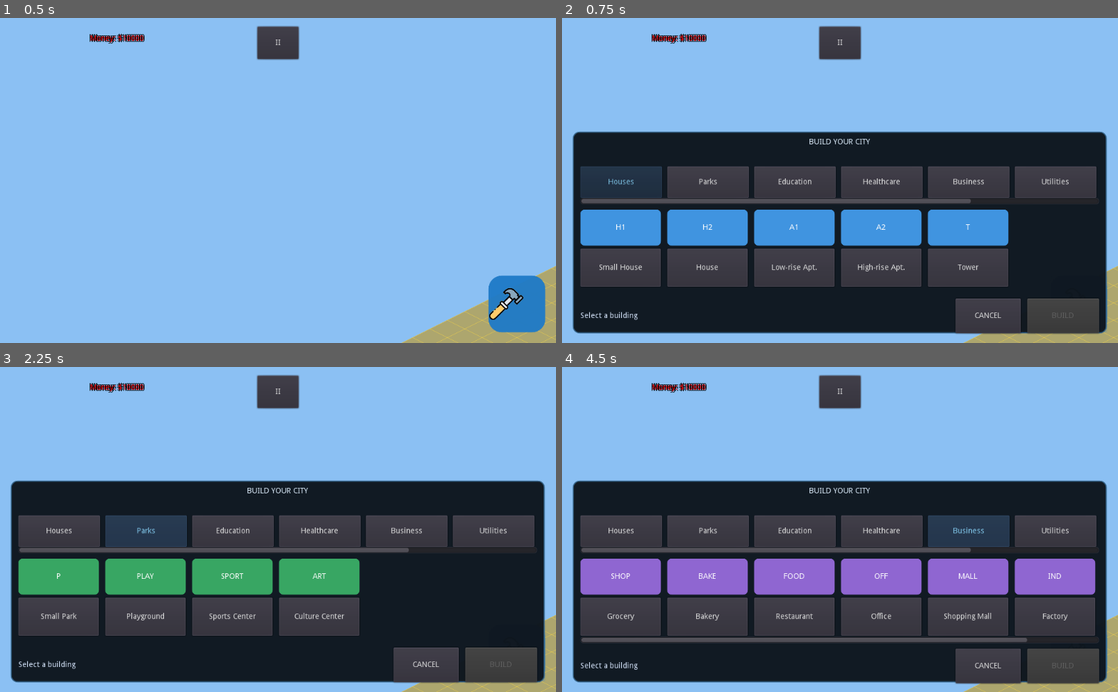
Above: before the commit, frames 1-4 (two rows, left to right).
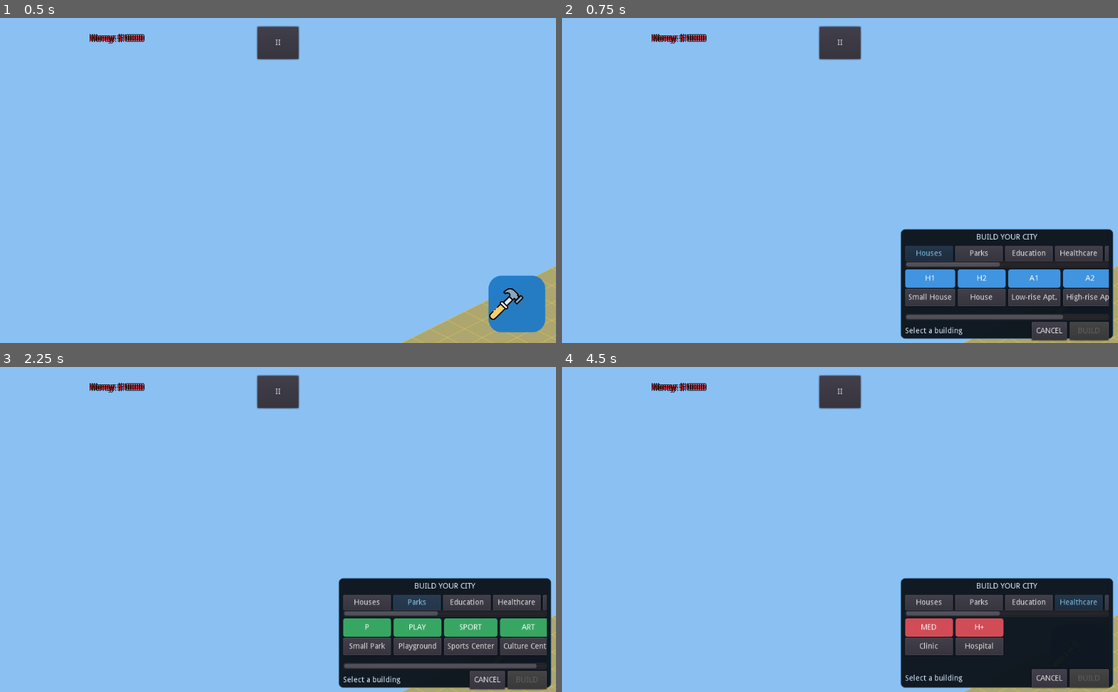
Above: after the commit, the same moments.

Repository: zekainstabot/zekacity
Game: Godot game, scene res://Main.tscn
Two runs of this game, one before a commit and one after it. Both use one fixed random seed, a clock stepped at 60 frames per second and the inputs below.
Inputs (mouse positions are in pixels of both pictures, inside the frame that each line leads up to):
- Up to frame 1 (0.5 s): no input
- Up to frame 2 (0.75 s): click (1079, 304) at 0.5 s
- Up to frame 3 (2.25 s): click "Houses" at 1.25 s; click "Parks" at 2 s
- Up to frame 4 (4.5 s): click "Education" at 2.75 s; click "Healthcare" at 3.5 s; click (967, 529) at 4.25 s, where only the run before the commit has a clickable "Business"

Frame 1 is identical in both runs. In frame 2, 57% of the frame differs, in the area x 1-100%, y 34-100%; in frame 3, 56%; in frame 4, 57%.

Commit message:
نتملابای

Diff:
--- a/World.gd
+++ b/World.gd
@@ -980,7 +980,21 @@
 		push_error("ConstructionUI not found inside ConstructionLayer")
 
 
+
 func _on_construction_ui_building_confirmed(building_id):
+	if building_id == "stone_mine" or building_id == "iron_mine":
+		selected_building_for_placement = ""
+		road_placement_direction = -1
+
+		var resource = "stone" if building_id == "stone_mine" else "iron_ore"
+		set_meta("mine_placement_resource", resource)
+
+		print("Mine selected: Click its mountain mining point.")
+		return
+
+	if has_meta("mine_placement_resource"):
+		remove_meta("mine_placement_resource")
+
 	selected_building_for_placement = building_id
 	road_placement_direction = -1
 
--- a/scripts/buildings/ConstructionUI.gd
+++ b/scripts/buildings/ConstructionUI.gd
@@ -19,6 +19,12 @@
 var building_bar = null
 var selected_label = null
 var confirm_button = null
+
+# Compact menu settings
+const MENU_HEIGHT = 210
+const SIDE_MARGIN = 8
+const TOP_MARGIN = 8
+const BOTTOM_MARGIN = 8
 
 var categories = {
 	"Houses": [
@@ -50,6 +56,10 @@
 		"shopping_mall",
 		"factory",
 		"mineral_market"
+	],
+	"Mining": [
+		"stone_mine",
+		"iron_mine"
 	],
 	"Utilities": [
 		"water_tower",
@@ -91,6 +101,8 @@
 	"shopping_mall": "Shopping Mall",
 	"factory": "Factory",
 	"mineral_market": "Mineral Market",
+	"stone_mine": "Stone Mine",
+	"iron_mine": "Iron Mine",
 	"water_tower": "Water Tower",
 	"power_station": "Power Station",
 	"sewage_plant": "Sewage Plant",
@@ -110,6 +122,7 @@
 	"Education": Color(0.75, 0.56, 0.22),
 	"Healthcare": Color(0.82, 0.30, 0.34),
 	"Business": Color(0.56, 0.40, 0.82),
+	"Mining": Color(0.62, 0.43, 0.25),
 	"Utilities": Color(0.20, 0.66, 0.70),
 	"Services": Color(0.80, 0.48, 0.25),
 	"Warehouses": Color(0.43, 0.51, 0.59)
@@ -136,6 +149,8 @@
 	"shopping_mall": "MALL",
 	"factory": "IND",
 	"mineral_market": "ORE",
+	"stone_mine": "STONE",
+	"iron_mine": "IRON",
 	"water_tower": "H2O",
 	"power_station": "PWR",
 	"sewage_plant": "WTR",
@@ -157,67 +172,65 @@
 
 
 func _build_interface():
-	anchor_left = 0.02
-	anchor_right = 0.98
+	# Anchor the menu to the bottom of the screen.
+	anchor_left = 1.0
+	anchor_right = 1.0
 	anchor_top = 1.0
 	anchor_bottom = 1.0
 
-	margin_left = 0
-	margin_right = 0
-	margin_top = -390
-	margin_bottom = -18
-
-	rect_min_size = Vector2(0, 372)
+	margin_left = -400
+	margin_right = -9
+	margin_top = -MENU_HEIGHT
+	margin_bottom = -BOTTOM_MARGIN
+
+	rect_min_size = Vector2(0, MENU_HEIGHT - BOTTOM_MARGIN)
 	mouse_filter = Control.MOUSE_FILTER_STOP
 
+	# Background panel
 	var background = Panel.new()
 	background.name = "MenuBackground"
-	background.set_anchors_and_margins_preset(
-		Control.PRESET_WIDE
-	)
+	background.set_anchors_and_margins_preset(Control.PRESET_WIDE)
 
 	var panel_style = StyleBoxFlat.new()
 	panel_style.bg_color = Color(0.055, 0.085, 0.12, 0.98)
 	panel_style.border_color = Color(0.20, 0.38, 0.52, 1.0)
-	panel_style.border_width_left = 2
-	panel_style.border_width_right = 2
-	panel_style.border_width_top = 2
-	panel_style.border_width_bottom = 2
-	panel_style.corner_radius_top_left = 12
-	panel_style.corner_radius_top_right = 12
-	panel_style.corner_radius_bottom_left = 12
-	panel_style.corner_radius_bottom_right = 12
+	panel_style.border_width_left = 1
+	panel_style.border_width_right = 1
+	panel_style.border_width_top = 1
+	panel_style.border_width_bottom = 1
+	panel_style.corner_radius_top_left = 8
+	panel_style.corner_radius_top_right = 8
+	panel_style.corner_radius_bottom_left = 8
+	panel_style.corner_radius_bottom_right = 8
 
 	background.add_stylebox_override("panel", panel_style)
 	background.mouse_filter = Control.MOUSE_FILTER_STOP
 	add_child(background)
 
+	# Main vertical layout
 	var main = VBoxContainer.new()
 	main.name = "MainLayout"
-	main.set_anchors_and_margins_preset(
-		Control.PRESET_WIDE
-	)
-	main.margin_left = 14
-	main.margin_top = 12
-	main.margin_right = -14
-	main.margin_bottom = -12
-	main.add_constant_override("separation", 10)
+	main.set_anchors_and_margins_preset(Control.PRESET_WIDE)
+	main.margin_left = 8
+	main.margin_top = TOP_MARGIN
+	main.margin_right = -8
+	main.margin_bottom = -8
+	main.add_constant_override("separation", 3)
 	add_child(main)
 
+	# Small heading
 	var heading = Label.new()
 	heading.text = "BUILD YOUR CITY"
-	heading.rect_min_size = Vector2(0, 42)
+	heading.rect_min_size = Vector2(0, 20)
 	heading.align = Label.ALIGN_CENTER
-	heading.add_font_override("font", _make_font(30))
-	heading.add_color_override(
-		"font_color",
-		Color(0.88, 0.94, 1.0)
-	)
+	heading.add_font_override("font", _make_font(12))
+	heading.add_color_override("font_color", Color(0.88, 0.94, 1.0))
 	main.add_child(heading)
 
+	# Horizontal category scrolling
 	category_scroll = ScrollContainer.new()
 	category_scroll.name = "CategoryScroll"
-	category_scroll.rect_min_size = Vector2(0, 66)
+	category_scroll.rect_min_size = Vector2(0, 34)
 	category_scroll.size_flags_horizontal = Control.SIZE_EXPAND_FILL
 	category_scroll.scroll_horizontal_enabled = true
 	category_scroll.scroll_vertical_enabled = false
@@ -225,14 +238,14 @@
 
 	category_bar = HBoxContainer.new()
 	category_bar.name = "CategoryBar"
-	category_bar.add_constant_override("separation", 10)
+	category_bar.add_constant_override("separation", 4)
 	category_scroll.add_child(category_bar)
 
 	for category in categories.keys():
 		var button = Button.new()
 		button.text = category
-		button.rect_min_size = Vector2(150, 58)
-		button.add_font_override("font", _make_font(23))
+		button.rect_min_size = Vector2(88, 28)
+		button.add_font_override("font", _make_font(12))
 		button.focus_mode = Control.FOCUS_NONE
 
 		button.connect(
@@ -245,9 +258,10 @@
 		category_bar.add_child(button)
 		category_buttons[category] = button
 
+	# Horizontal building-card scrolling
 	building_scroll = ScrollContainer.new()
 	building_scroll.name = "BuildingScroll"
-	building_scroll.rect_min_size = Vector2(0, 154)
+	building_scroll.rect_min_size = Vector2(0, 91)
 	building_scroll.size_flags_horizontal = Control.SIZE_EXPAND_FILL
 	building_scroll.scroll_horizontal_enabled = true
 	building_scroll.scroll_vertical_enabled = false
@@ -255,20 +269,21 @@
 
 	building_bar = HBoxContainer.new()
 	building_bar.name = "BuildingBar"
-	building_bar.add_constant_override("separation", 12)
+	building_bar.add_constant_override("separation", 5)
 	building_scroll.add_child(building_bar)
 
+	# Footer
 	var footer = HBoxContainer.new()
 	footer.name = "Footer"
-	footer.rect_min_size = Vector2(0, 64)
-	footer.add_constant_override("separation", 12)
+	footer.rect_min_size = Vector2(0, 34)
+	footer.add_constant_override("separation", 5)
 	main.add_child(footer)
 
 	selected_label = Label.new()
 	selected_label.text = "Select a building"
 	selected_label.size_flags_horizontal = Control.SIZE_EXPAND_FILL
 	selected_label.valign = Label.VALIGN_CENTER
-	selected_label.add_font_override("font", _make_font(22))
+	selected_label.add_font_override("font", _make_font(11))
 	selected_label.add_color_override(
 		"font_color",
 		Color(0.85, 0.91, 1.0)
@@ -277,8 +292,8 @@
 
 	var cancel_button = Button.new()
 	cancel_button.text = "CANCEL"
-	cancel_button.rect_min_size = Vector2(120, 56)
-	cancel_button.add_font_override("font", _make_font(22))
+	cancel_button.rect_min_size = Vector2(65, 30)
+	cancel_button.add_font_override("font", _make_font(11))
 	cancel_button.focus_mode = Control.FOCUS_NONE
 	cancel_button.connect(
 		"pressed",
@@ -289,8 +304,8 @@
 
 	confirm_button = Button.new()
 	confirm_button.text = "BUILD"
-	confirm_button.rect_min_size = Vector2(132, 56)
-	confirm_button.add_font_override("font", _make_font(22))
+	confirm_button.rect_min_size = Vector2(72, 30)
+	confirm_button.add_font_override("font", _make_font(11))
 	confirm_button.focus_mode = Control.FOCUS_NONE
 	confirm_button.disabled = true
 	confirm_button.connect(
@@ -336,40 +351,29 @@
 	for building_id in items:
 		var card = VBoxContainer.new()
 		card.name = building_id + "_Card"
-		card.rect_min_size = Vector2(148, 144)
-		card.add_constant_override("separation", 6)
+		card.rect_min_size = Vector2(88, 82)
+		card.add_constant_override("separation", 2)
 		building_bar.add_child(card)
 
 		var icon_panel = Panel.new()
-		icon_panel.rect_min_size = Vector2(0, 66)
+		icon_panel.rect_min_size = Vector2(0, 34)
 		card.add_child(icon_panel)
 
 		var icon_style = StyleBoxFlat.new()
 		icon_style.bg_color = icon_color
-		icon_style.corner_radius_top_left = 8
-		icon_style.corner_radius_top_right = 8
-		icon_style.corner_radius_bottom_left = 8
-		icon_style.corner_radius_bottom_right = 8
+		icon_style.corner_radius_top_left = 5
+		icon_style.corner_radius_top_right = 5
+		icon_style.corner_radius_bottom_left = 5
+		icon_style.corner_radius_bottom_right = 5
 		icon_panel.add_stylebox_override("panel", icon_style)
 
 		var icon_label = Label.new()
-		icon_label.text = building_icons.get(
-			building_id,
-			"?"
-		)
+		icon_label.text = building_icons.get(building_id, "?")
 		icon_label.align = Label.ALIGN_CENTER
 		icon_label.valign = Label.VALIGN_CENTER
-		icon_label.set_anchors_and_margins_preset(
-			Control.PRESET_WIDE
-		)
-		icon_label.add_color_override(
-			"font_color",
-			Color(1, 1, 1)
-		)
-		icon_label.add_font_override(
-			"font",
-			_make_font(25)
-		)
+		icon_label.set_anchors_and_margins_preset(Control.PRESET_WIDE)
+		icon_label.add_color_override("font_color", Color(1, 1, 1))
+		icon_label.add_font_override("font", _make_font(10))
 		icon_panel.add_child(icon_label)
 
 		var building_button = Button.new()
@@ -377,8 +381,8 @@
 			building_id,
 			building_id.replace("_", " ").capitalize()
 		)
-		building_button.rect_min_size = Vector2(148, 70)
-		building_button.add_font_override("font", _make_font(19))
+		building_button.rect_min_size = Vector2(88, 32)
+		building_button.add_font_override("font", _make_font(10))
 		building_button.size_flags_horizontal = Control.SIZE_EXPAND_FILL
 		building_button.focus_mode = Control.FOCUS_NONE
 		building_button.connect(
@@ -435,15 +439,12 @@
 	font.size = font_size
 	return font
 
+
 func _on_confirm_pressed():
 	if selected_building_id == "":
 		return
 
-	emit_signal(
-		"building_confirmed",
-		selected_building_id
-	)
-
+	emit_signal("building_confirmed", selected_building_id)
 	hide()
 
 
@@ -455,8 +456,12 @@
 
 func open_menu():
 	selected_building_id = ""
-	selected_label.text = "Select a building"
-	confirm_button.disabled = true
+
+	if selected_label != null:
+		selected_label.text = "Select a building"
+
+	if confirm_button != null:
+		confirm_button.disabled = true
 
 	_refresh_building_cards()
 	_update_category_buttons()
